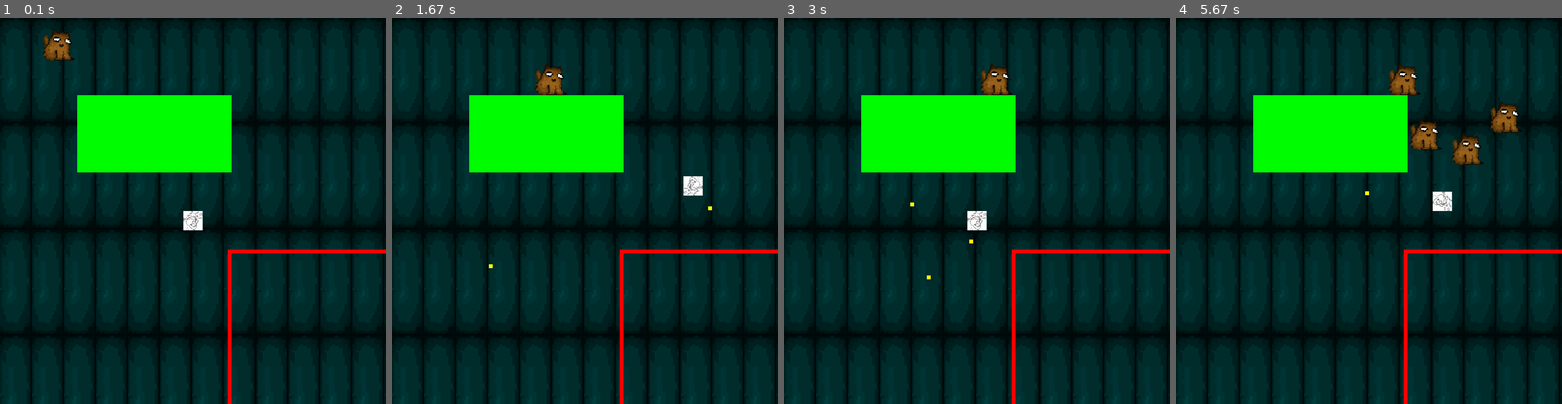
Above: before the commit, frames 1-4 (left to right).
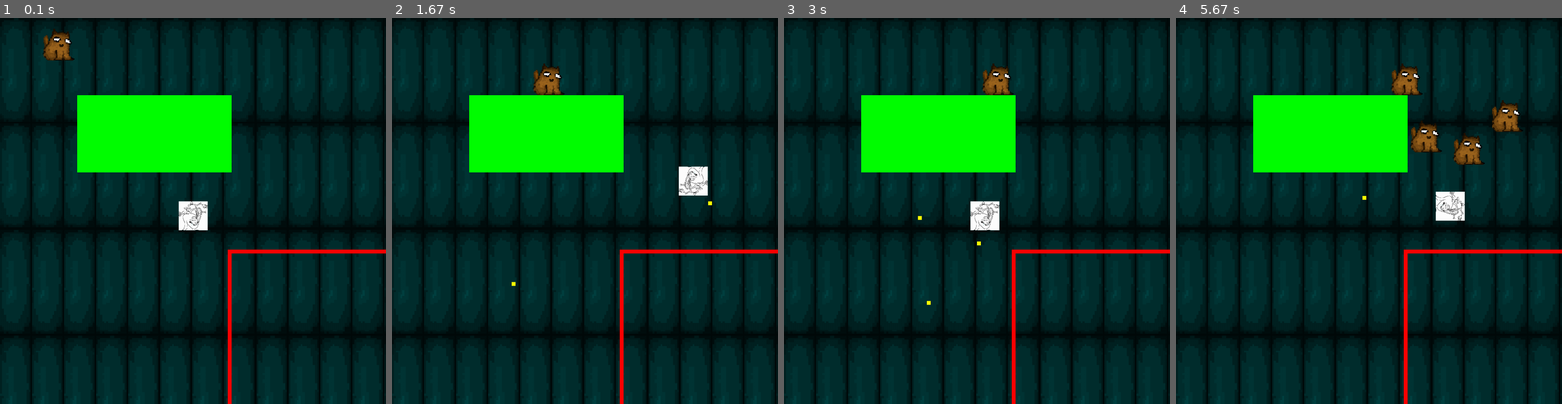
Above: after the commit, the same moments.

Repository: PouchyCorp/Pygame-TD
Game: pygame game, started from main.py
The game is run twice, just before and just after one commit, with the same random seed, the same clock (stepped at 60 frames per second) and the same inputs.
Inputs (mouse positions are in pixels of both pictures, inside the frame that each line leads up to):
- Up to frame 1 (0.1 s): no input
- Up to frame 2 (1.67 s): hold Right 0.33-0.8 s; move the mouse to (569, 226) at 0.37 s; hold Up 0.83-1.13 s; move the mouse to (708, 199) at 0.87 s; hold Right 1.17-1.63 s; move the mouse to (585, 238) at 1.2 s
- Up to frame 3 (3 s): hold Left 1.67-2.2 s; move the mouse to (884, 214) at 1.7 s; hold Down 2.23-2.53 s; move the mouse to (1015, 295) at 2.27 s; hold Left 2.57-2.97 s; move the mouse to (857, 299) at 2.6 s
- Up to frame 4 (5.67 s): hold Up 3-3.37 s; move the mouse to (1426, 75) at 3.03 s; hold Right 3.4-4.03 s; move the mouse to (1511, 346) at 3.43 s; hold Down 4.07-4.43 s; move the mouse to (1415, 245) at 4.1 s; hold Left 4.47-4.93 s; move the mouse to (1376, 79) at 4.5 s; hold Right 4.97-5.43 s; move the mouse to (1276, 133) at 5 s; hold Up from 5.47 s (still down); move the mouse to (1230, 199) at 5.5 s

The runs differ from the first frame. In frame 1, 0.4% of the frame differs, in the area x 46-54%, y 47-55%; in frame 2, 0.8%; in frame 3, 0.8%; in frame 4, 1.6%, in the area x 48-90%, y 11-53%.

Commit message:
Level editor beta

Diff:
--- /dev/null
+++ b/LevelEditor.py
@@ -0,0 +1,30 @@
+import pygame
+
+pygame.init()
+
+WIDTH, HEIGHT = 1000, 1000
+WIN = pygame.display.set_mode((WIDTH, HEIGHT))
+pygame.display.set_caption("Pouchy's Lore Level Editor")
+
+def draw():
+    WIN.fill("white")
+    if pygame.font:
+        font = pygame.font.Font(None, 36)
+        text = font.render("mousPos: " + str(pygame.mouse.get_pos()), 1, (10, 10, 10))
+        textpos = text.get_rect(centerx=WIN.get_width()/2)
+        WIN.blit(text, textpos)
+    pygame.display.update()
+
+while True:
+
+    for event in pygame.event.get():
+            if event.type == pygame.QUIT:
+                run = False
+                pygame.quit()
+
+            if event.type == pygame.MOUSEBUTTONDOWN:
+                print("")
+
+
+
+    draw()
--- a/main.py
+++ b/main.py
@@ -5,12 +5,12 @@
 
 WIDTH, HEIGHT = 1000, 1000
 WIN = pygame.display.set_mode((WIDTH, HEIGHT))
-pygame.display.set_caption("UwU")
+pygame.display.set_caption("Pouchy's Lore")
 floorImage = pygame.image.load('floorImage1.png')
 floorImage = pygame.transform.scale(floorImage,(WIDTH,HEIGHT))
 
-PLAYER_WIDTH = 50
-PLAYER_HEIGHT = 50
+PLAYER_WIDTH = 75
+PLAYER_HEIGHT = 75
 PLAYER_VEL = 5
 playerImage = pygame.image.load('playerImage.jpg')
 movDir = pygame.math.Vector2(0,0)
@@ -245,6 +245,9 @@
 
     enemy = Enemy(100,0,enemyWidth,enemyHeight,3)
     enemies.append(enemy)
+
+
+
     while run: #--------------------------------------------------------------------------------------------------------------------------#
 
         #tick par seconde du gaming
